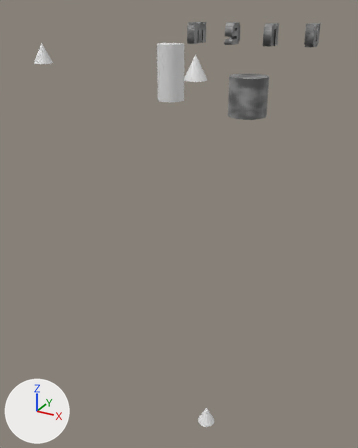
An edit to the Blender file src/menu.blend, drawn before and after from the same camera.
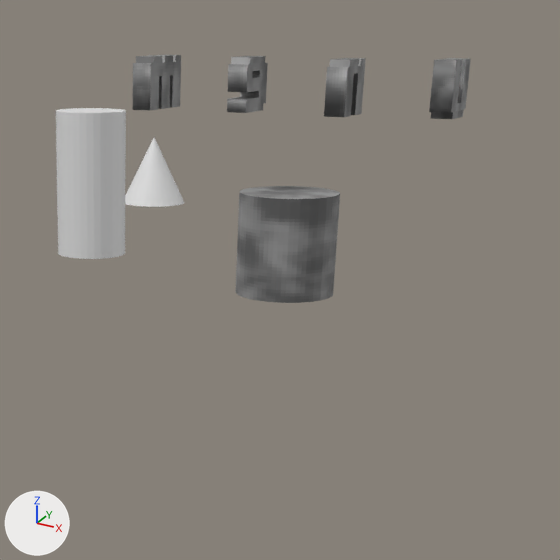
Each version appears first from a 50 mm lens placed at (39.73, 28.71, 13.12), pointed at (34.18, 38.8, 8.08), and next in a close-up on the part from 38% to 99% of the width and 0% to 49% of the height. Every picture has the same lights, and +X, +Y and +Z are marked at lower left. Objects named as collision shapes, trigger or cutter boxes, shadow casters or lower levels of detail are left out.

The first close-up shows 'Cylinder.001', 'Text.004', 'Text.005', 'Text.006', 'Text.007', 'light.001', 'player.001'.
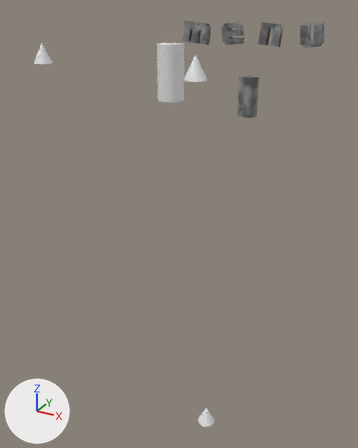
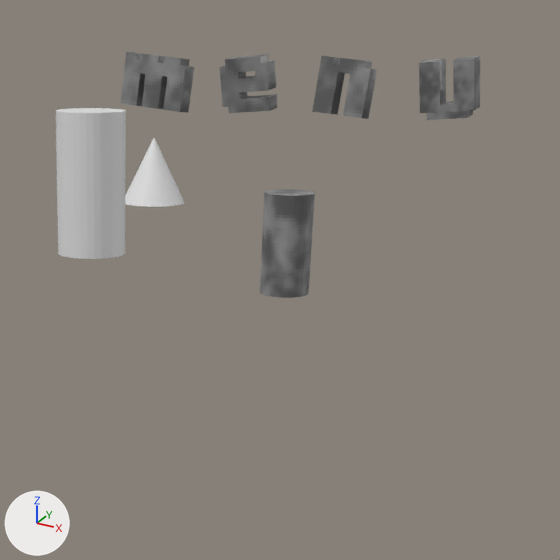
The edits, one by one:
Object 'Text.004' (ob_text_004) turns from (0, 0, 0) to (5, 5, 90) degrees about x, y and z.
Object 'Text.005' (ob_text_005) turns from (0, 0, 0) to (-5, -5, 90) degrees about x, y and z.
Object 'Text.006' (ob_text_006) turns from (0, 0, 0) to (5, 5, 90) degrees about x, y and z.
Object 'Text.007' (ob_text_007) turns from (0, 0, 0) to (-5, -5, 90) degrees about x, y and z.
Object 'Cylinder.001' (ob_cylinder_001) is rescaled from (1.0, 1.0, 1.0) to (0.5, 0.5, 1.0).

Changed parts and their boxes (x1, y1, x2, y2) in the close-ups (560 x 560 px):
'Cylinder.001', rescaled (47% narrower, 7% shorter): before (236, 186, 340, 303); after (260, 189, 315, 298)
'Text.004', turned: before (133, 55, 181, 110); after (120, 52, 194, 113)
'Text.007', turned: before (429, 58, 471, 119); after (419, 56, 480, 120)
'Text.006', turned: before (324, 58, 366, 117); after (312, 56, 377, 119)
'Text.005', turned: before (227, 56, 268, 113); after (220, 54, 277, 113)
